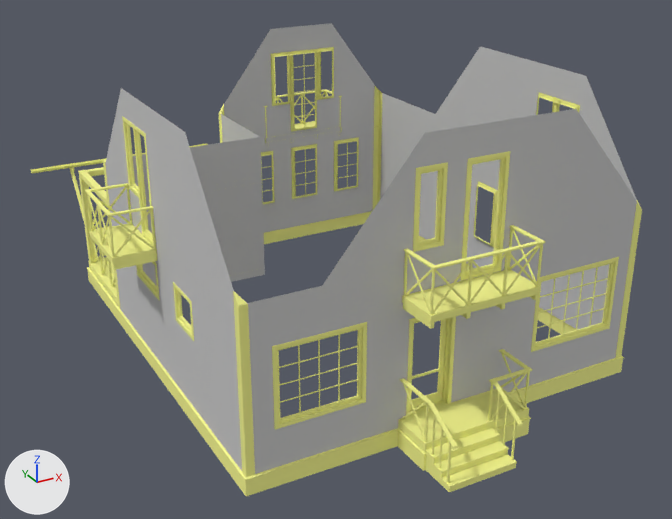
The FBX model models/fbx/usadba/walls.FBX as it was, and as the next commit left it.
The view is the same before and after, from a 50 mm camera at (-10.01, -18.54, 10.55) aimed at (-0.24, -0.78, 1.67). Lighting does not change. The marker at lower left points along +X, +Y and +Z. Where no turn or scale is listed for an object, it has been applied to the vertices. Vertices at the same position are counted once.

The first picture shows 'walls'.
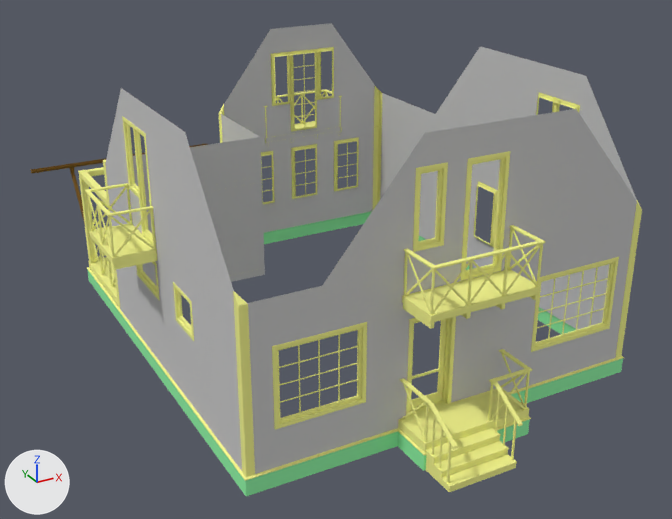
The edits, one by one:
Material '17 - Default.002' (mat_17___default_002) is new.
Its base color is (0.278, 0.914, 0.384) (green #90f5a7).
Its roughness is 0.859.
Material '17 - Default.003' (mat_17___default_003) is new.
Its base color is (0.173, 0.0824, 0.0) (dark yellow #735100).
Its roughness is 0.859.
me_mesh has 4260 vertices, 5480 faces and spans x -5.64..5.59, y -7.19..6.54, z -0.4..6.02.
me_mesh is used by ob_walls; location (0.0, 0.0, 0.0).
me_mesh part 1: 50 of the faces centred in x -4.69..4.69, y -6.35..5.42, z -0.27..-0.15 switch from mat_17___default_001 (yellow #f9fa90) to mat_17___default_002 (green #90f5a7).
me_mesh part 2: 412 of the faces centred in x -5.64..-0.56, y 5.38..6.53, z -0.36..2.66 switch from mat_17___default_001 (yellow #f9fa90) to mat_17___default_003 (dark yellow #735100).

Location of each change, [x1, y1, x2, y2] in pixels of the pictures (672 x 519 px):
part 1 of me_mesh, recoloured (yellow to green): [87, 211, 623, 496] in both
part 2 of me_mesh, recoloured: [30, 143, 208, 224] in both
